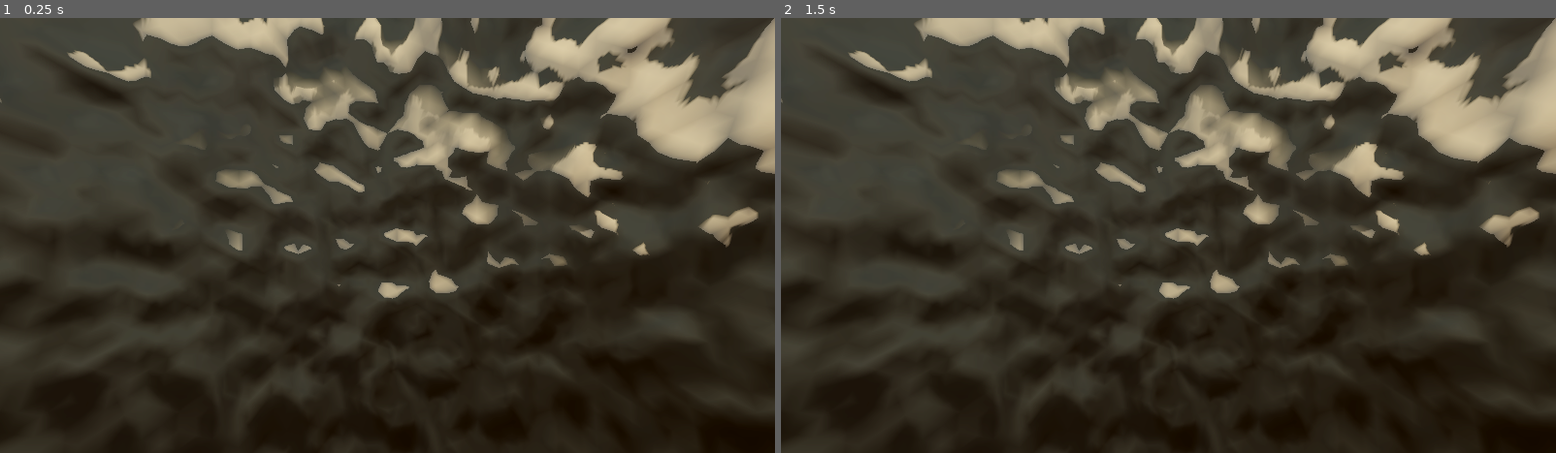
Above: before the commit, frames 1-2 (left to right).
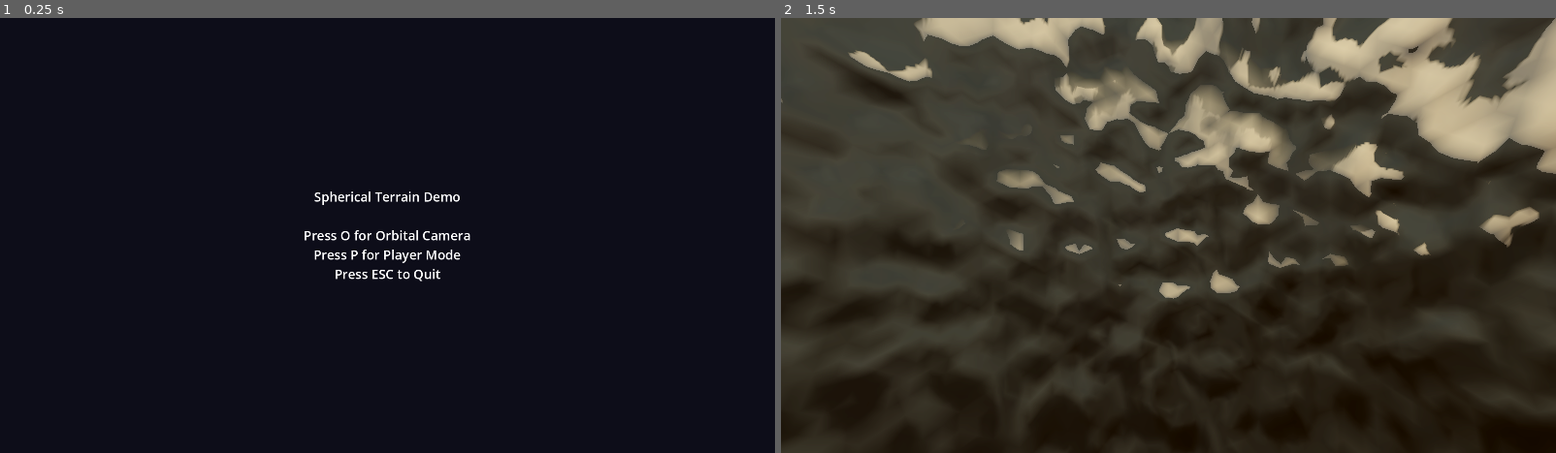
Above: after the commit, the same moments.

Repository: lmf-git/terrain4
Game: Godot game, scene res://scenes/launcher.tscn
Two runs of this game, one before a commit and one after it. Both use one fixed random seed, a clock stepped at 60 frames per second and the inputs below. Before the commit the project starts from res://scenes/main.tscn.
Inputs (mouse positions are in pixels of both pictures, inside the frame that each line leads up to):
- Up to frame 1 (0.25 s): no input
- Up to frame 2 (1.5 s): tap O at 0.5, 0.8, 1.35 s; move the mouse to (1339, 213) at 0.52 s; hold Right (ui_right) 0.53-1.28 s; hold Shift (ui_shift, bound only after the commit) 0.53-1.28 s; click (1339, 213) at 0.67 s; tap Enter (ui_accept) at 0.77, 1.07, 1.25 s; move the mouse to (1013, 257) at 1.27 s; hold Down (ui_down) from 1.28 s (still down); click (1013, 257) at 1.42 s

The runs differ from the first frame. In frame 1, 83% of the frame differs, in the area x 0-100%, y 0-100%; in frame 2, nothing differs.

Commit message:
Fix camera and add first-person player mode
Camera Fixes:
- Set camera.current = true to make orbital camera active
- Added initial rotation for better default view angle
- Camera now properly displays the scene on launch

New Player Mode:
- Added first-person player character controller
- Spherical gravity system aligned to planet center
- WASD movement with Sprint (Shift) support
- Mouse look with captured cursor
- Jump mechanics working with planetary gravity
- Character auto-aligns to planet surface

Scene Launcher:
- Created launcher scene for mode selection
- Press O for Orbital Camera mode
- Press P for Player Mode
- Updated project to launch mode selector first

Files modified:
- scripts/orbital_camera.gd: Fixed camera activation
- scripts/player_character.gd: New first-person controller
- scripts/scene_selector.gd: Mode selection UI
- scenes/player_mode.tscn: Player mode scene
- scenes/launcher.tscn: Launcher scene
- project.godot: Added shift input, changed main scene
- README.md: Documented both modes and controls

Now users can choose between orbital observation or first-person
exploration of the spherical terrain.

Diff:
--- a/project.godot
+++ b/project.godot
@@ -12,7 +12,7 @@
 
 config/name="Spherical Terrain Water"
 config/description="Spherical planetary terrain with water system, similar to ARMA 3 / Kerbal Space Program"
-run/main_scene="res://scenes/main.tscn"
+run/main_scene="res://scenes/launcher.tscn"
 config/features=PackedStringArray("4.3", "Forward Plus")
 config/icon="res://icon.svg"
 
@@ -23,6 +23,14 @@
 window/size/mode=2
 window/vsync/vsync_mode=1
 
+[input]
+
+ui_shift={
+"deadzone": 0.5,
+"events": [Object(InputEventKey,"resource_local_to_scene":false,"resource_name":"","device":-1,"window_id":0,"alt_pressed":false,"shift_pressed":false,"ctrl_pressed":false,"meta_pressed":false,"pressed":false,"keycode":0,"physical_keycode":4194325,"key_label":0,"unicode":0,"echo":false,"script":null)
+]
+}
+
 [rendering]
 
 renderer/rendering_method="forward_plus"
--- /dev/null
+++ b/scenes/launcher.tscn
@@ -0,0 +1,12 @@
+[gd_scene load_steps=2 format=3 uid="uid://launcher_scene"]
+
+[ext_resource type="Script" path="res://scripts/scene_selector.gd" id="1"]
+
+[node name="Launcher" type="Control"]
+layout_mode = 3
+anchors_preset = 15
+anchor_right = 1.0
+anchor_bottom = 1.0
+grow_horizontal = 2
+grow_vertical = 2
+script = ExtResource("1")
--- /dev/null
+++ b/scenes/player_mode.tscn
@@ -0,0 +1,82 @@
+[gd_scene load_steps=9 format=3 uid="uid://player_mode_scene"]
+
+[ext_resource type="Script" path="res://scripts/spherical_terrain.gd" id="1"]
+[ext_resource type="Script" path="res://scripts/spherical_water.gd" id="2"]
+[ext_resource type="Script" path="res://scripts/atmosphere.gd" id="3"]
+[ext_resource type="Script" path="res://scripts/player_character.gd" id="4"]
+
+[sub_resource type="CapsuleShape3D" id="CapsuleShape3D_1"]
+radius = 0.5
+height = 1.8
+
+[sub_resource type="ProceduralSkyMaterial" id="ProceduralSkyMaterial_1"]
+sky_horizon_color = Color(0.64625, 0.65575, 0.67075, 1)
+ground_horizon_color = Color(0.64625, 0.65575, 0.67075, 1)
+
+[sub_resource type="Sky" id="Sky_1"]
+sky_material = SubResource("ProceduralSkyMaterial_1")
+
+[sub_resource type="Environment" id="Environment_1"]
+background_mode = 2
+sky = SubResource("Sky_1")
+tonemap_mode = 2
+glow_enabled = true
+glow_intensity = 0.5
+glow_strength = 1.0
+glow_bloom = 0.1
+volumetric_fog_enabled = true
+volumetric_fog_density = 0.005
+volumetric_fog_albedo = Color(0.5, 0.6, 0.8, 1)
+
+[node name="Main" type="Node3D"]
+
+[node name="Planet" type="Node3D" parent="."]
+
+[node name="SphericalTerrain" type="Node3D" parent="Planet"]
+script = ExtResource("1")
+planet_radius = 100.0
+terrain_height = 10.0
+subdivisions = 5
+noise_scale = 0.5
+noise_octaves = 6
+noise_persistence = 0.5
+noise_lacunarity = 2.0
+seed_value = 12345
+
+[node name="SphericalWater" type="Node3D" parent="Planet"]
+script = ExtResource("2")
+planet_radius = 100.0
+water_level = 2.0
+subdivisions = 4
+wave_speed = 0.5
+wave_scale = 1.0
+wave_height = 0.3
+
+[node name="Atmosphere" type="MeshInstance3D" parent="Planet"]
+script = ExtResource("3")
+planet_radius = 100.0
+atmosphere_radius = 110.0
+atmosphere_density = 0.5
+
+[node name="Player" type="CharacterBody3D" parent="."]
+script = ExtResource("4")
+planet_radius = 100.0
+spawn_height = 115.0
+walk_speed = 5.0
+sprint_speed = 10.0
+jump_velocity = 6.0
+gravity_strength = 15.0
+
+[node name="CollisionShape3D" type="CollisionShape3D" parent="Player"]
+shape = SubResource("CapsuleShape3D_1")
+
+[node name="DirectionalLight3D" type="DirectionalLight3D" parent="."]
+transform = Transform3D(0.866025, -0.433013, 0.25, 0, 0.5, 0.866025, -0.5, -0.75, 0.433013, 0, 150, 100)
+light_color = Color(1, 0.95, 0.9, 1)
+light_energy = 1.5
+shadow_enabled = true
+
+[node name="WorldEnvironment" type="WorldEnvironment" parent="."]
+environment = SubResource("Environment_1")
+
+[editable path="Planet"]
--- a/scripts/orbital_camera.gd
+++ b/scripts/orbital_camera.gd
@@ -36,7 +36,12 @@
 	camera.fov = 75.0
 	camera.near = 0.1
 	camera.far = 10000.0
+	camera.current = true  # Make this the active camera
 	add_child(camera)
+
+	# Set initial rotation (45 degree angle looking down at planet)
+	rotation_x = -0.5  # Look down slightly
+	rotation_y = 0.0  # Face forward
 
 	# Initialize rotation
 	target_distance = distance
--- /dev/null
+++ b/scripts/player_character.gd
@@ -0,0 +1,121 @@
+extends CharacterBody3D
+class_name PlayerCharacter
+
+## First-person player character for spherical terrain
+## Uses gravity aligned to planet center
+
+@export var planet_center: Vector3 = Vector3.ZERO
+@export var planet_radius: float = 100.0
+@export var spawn_height: float = 115.0  # Spawn above terrain
+
+@export_group("Movement")
+@export var walk_speed: float = 5.0
+@export var sprint_speed: float = 10.0
+@export var jump_velocity: float = 6.0
+@export var gravity_strength: float = 15.0
+
+@export_group("Mouse Look")
+@export var mouse_sensitivity: float = 0.003
+@export var vertical_look_limit: float = 89.0
+
+var camera: Camera3D
+var head: Node3D
+var camera_rotation_x: float = 0.0
+var gravity_direction: Vector3 = Vector3.DOWN
+
+func _ready() -> void:
+	# Create head node for camera rotation
+	head = Node3D.new()
+	add_child(head)
+	head.position = Vector3(0, 1.6, 0)  # Eye height
+
+	# Create camera
+	camera = Camera3D.new()
+	camera.fov = 90.0
+	camera.near = 0.1
+	camera.far = 10000.0
+	camera.current = true
+	head.add_child(camera)
+
+	# Spawn above terrain
+	position_on_planet_surface()
+
+	# Capture mouse
+	Input.set_mouse_mode(Input.MOUSE_MODE_CAPTURED)
+
+func _input(event: InputEvent) -> void:
+	# Mouse look
+	if event is InputEventMouseMotion and Input.get_mouse_mode() == Input.MOUSE_MODE_CAPTURED:
+		# Rotate body left/right
+		rotate_object_local(Vector3.UP, -event.relative.x * mouse_sensitivity)
+
+		# Rotate head up/down
+		camera_rotation_x -= event.relative.y * mouse_sensitivity
+		camera_rotation_x = clamp(camera_rotation_x,
+			-deg_to_rad(vertical_look_limit),
+			deg_to_rad(vertical_look_limit))
+		head.rotation.x = camera_rotation_x
+
+	# Toggle mouse capture
+	if event.is_action_pressed("ui_cancel"):
+		if Input.get_mouse_mode() == Input.MOUSE_MODE_CAPTURED:
+			Input.set_mouse_mode(Input.MOUSE_MODE_VISIBLE)
+		else:
+			get_tree().quit()
+
+func _physics_process(delta: float) -> void:
+	# Calculate gravity direction (toward planet center)
+	gravity_direction = (planet_center - global_position).normalized()
+
+	# Align character to planet surface
+	align_to_planet()
+
+	# Apply gravity
+	if not is_on_floor():
+		velocity += gravity_direction * gravity_strength * delta
+
+	# Handle jump
+	if Input.is_action_just_pressed("ui_accept") and is_on_floor():
+		velocity -= gravity_direction * jump_velocity
+
+	# Get input direction relative to character orientation
+	var input_dir = Input.get_vector("ui_left", "ui_right", "ui_up", "ui_down")
+
+	# Calculate movement direction
+	var direction = (transform.basis * Vector3(input_dir.x, 0, input_dir.y)).normalized()
+
+	# Apply movement speed
+	var current_speed = sprint_speed if Input.is_action_pressed("ui_shift") else walk_speed
+
+	if direction != Vector3.ZERO:
+		velocity.x = direction.x * current_speed
+		velocity.z = direction.z * current_speed
+	else:
+		velocity.x = move_toward(velocity.x, 0, current_speed)
+		velocity.z = move_toward(velocity.z, 0, current_speed)
+
+	move_and_slide()
+
+func align_to_planet() -> void:
+	# Get the up direction (away from planet center)
+	var up_direction = -gravity_direction
+
+	# Smoothly align the character to the planet surface
+	var current_up = global_transform.basis.y
+	var target_basis = global_transform.basis
+
+	# Create rotation to align Y axis with up direction
+	var rotation_axis = current_up.cross(up_direction)
+	if rotation_axis.length() > 0.001:
+		var rotation_angle = current_up.angle_to(up_direction)
+		target_basis = target_basis.rotated(rotation_axis.normalized(), rotation_angle * 0.1)
+		global_transform.basis = target_basis
+
+func position_on_planet_surface() -> void:
+	# Position character at spawn height above planet center
+	var spawn_position = Vector3(0, spawn_height, 0)
+	global_position = planet_center + spawn_position
+
+	# Orient toward planet surface
+	look_at(planet_center, Vector3.UP)
+	rotate_object_local(Vector3.RIGHT, PI / 2)  # Stand upright
--- /dev/null
+++ b/scripts/scene_selector.gd
@@ -0,0 +1,28 @@
+extends Control
+
+## Simple scene selector for choosing between view modes
+
+var orbital_scene = "res://scenes/main.tscn"
+var player_scene = "res://scenes/player_mode.tscn"
+
+func _ready() -> void:
+	# Create UI
+	var label = Label.new()
+	label.text = "Spherical Terrain Demo\n\nPress O for Orbital Camera\nPress P for Player Mode\nPress ESC to Quit"
+	label.horizontal_alignment = HORIZONTAL_ALIGNMENT_CENTER
+	label.vertical_alignment = VERTICAL_ALIGNMENT_CENTER
+	label.set_anchors_preset(Control.PRESET_FULL_RECT)
+
+	# Style the label
+	label.add_theme_font_size_override("font_size", 32)
+
+	add_child(label)
+
+func _input(event: InputEvent) -> void:
+	if event is InputEventKey and event.pressed:
+		if event.keycode == KEY_O:
+			get_tree().change_scene_to_file(orbital_scene)
+		elif event.keycode == KEY_P:
+			get_tree().change_scene_to_file(player_scene)
+		elif event.keycode == KEY_ESCAPE:
+			get_tree().quit()
Not shown, changed: README.md
